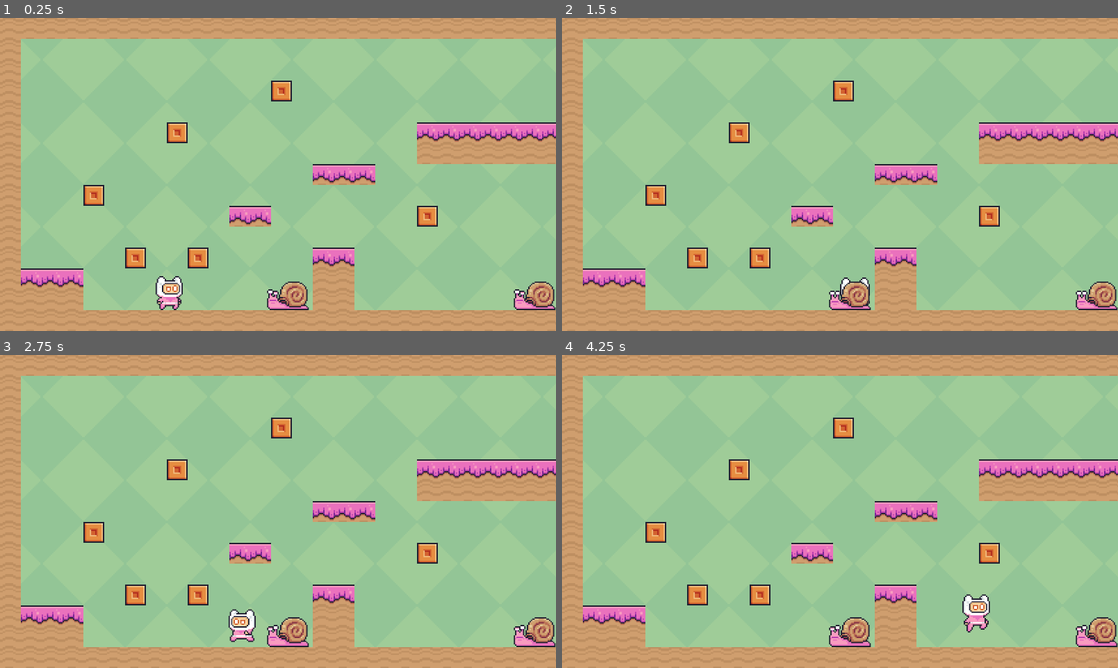
Above: before the commit, frames 1-4 (two rows, left to right).
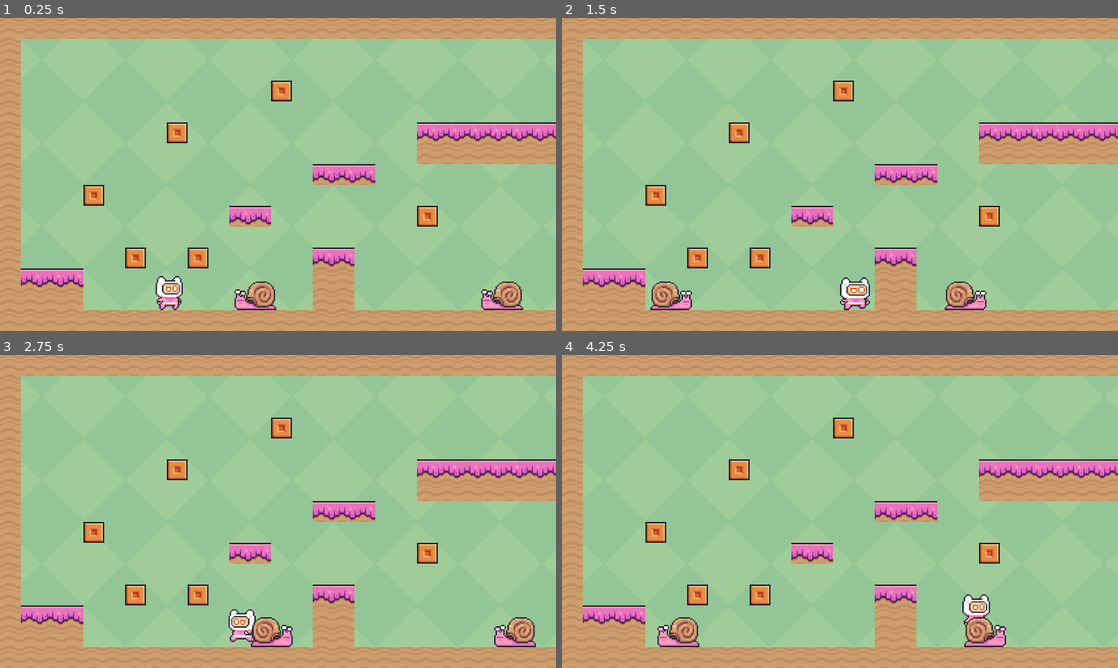
Above: after the commit, the same moments.

Repository: connortodd21/platformer-godot
Game: Godot game, scene res://scenes/main.tscn
The game is run twice, just before and just after one commit, with the same random seed, the same clock (stepped at 60 frames per second) and the same inputs.
Inputs:
- Up to frame 1 (0.25 s): no input
- Up to frame 2 (1.5 s): hold D (right) from 0.53 s (still down); tap Space (jump) at 0.77 s
- Up to frame 3 (2.75 s): tap Space (jump) at 1.52 s; release D (right) at 2.03 s; hold A (left) from 2.03 s (still down)
- Up to frame 4 (4.25 s): release A (left) at 2.78 s; hold D (right) from 2.78 s (still down); tap Space (jump) at 3.02, 3.77 s

The runs differ from the first frame. In frame 1, 2.0% of the frame differs, in the area x 42-100%, y 84-94%; in frame 2, 2.2%; in frame 3, 1.7%; in frame 4, 2.4%, in the area x 17-100%, y 83-94%.

Commit message:
Add snail movement

Diff:
--- a/scenes/enemy_snail.tscn
+++ b/scenes/enemy_snail.tscn
@@ -1,5 +1,6 @@
-[gd_scene load_steps=36 format=3 uid="uid://br3vpue4saaom"]
-
+[gd_scene load_steps=37 format=3 uid="uid://br3vpue4saaom"]
+
+[ext_resource type="Script" uid="uid://kbjhvtn0wuk4" path="res://scripts/enemy_snail.gd" id="1_dkudf"]
 [ext_resource type="Texture2D" uid="uid://cfiumcwnnawmm" path="res://assets/images/Snail/Hit (38x24).png" id="1_nfn8v"]
 [ext_resource type="Texture2D" uid="uid://cxuviu61p4h5q" path="res://assets/images/Snail/Idle (38x24).png" id="2_dkudf"]
 [ext_resource type="Texture2D" uid="uid://cex1nt5jvcipo" path="res://assets/images/Snail/Walk (38x24).png" id="3_xdjgi"]
@@ -236,6 +237,7 @@
 size = Vector2(34, 14)
 
 [node name="EnemySnail" type="Area2D"]
+script = ExtResource("1_dkudf")
 
 [node name="AnimatedSprite2D" type="AnimatedSprite2D" parent="."]
 texture_filter = 1
@@ -251,3 +253,5 @@
 [node name="SnailShellCollision" type="CollisionPolygon2D" parent="."]
 position = Vector2(26, 13)
 polygon = PackedVector2Array(-11, -3, 10, -3, 10, -7, 4, -11, -5, -11, -11, -7)
+
+[connection signal="body_entered" from="." to="." method="_on_body_entered"]
--- a/scenes/levels/level1.tscn
+++ b/scenes/levels/level1.tscn
@@ -1,9 +1,10 @@
-[gd_scene load_steps=7 format=4 uid="uid://bjh5pyapcx7g"]
+[gd_scene load_steps=11 format=4 uid="uid://bjh5pyapcx7g"]
 
 [ext_resource type="Texture2D" uid="uid://cyith0l7vpfuc" path="res://assets/images/Background/Green.png" id="1_dd0lh"]
 [ext_resource type="Texture2D" uid="uid://cshe66kbh8bhe" path="res://assets/images/Tilemap/Terrain (16x16).png" id="1_x6ivy"]
 [ext_resource type="PackedScene" uid="uid://pbmoqjvodepq" path="res://scenes/player.tscn" id="2_4tcl0"]
 [ext_resource type="PackedScene" uid="uid://br3vpue4saaom" path="res://scenes/enemy_snail.tscn" id="4_bfxgj"]
+[ext_resource type="Script" uid="uid://byh07hp61qgo6" path="res://scripts/snail_wall_collision.gd" id="5_dywbp"]
 
 [sub_resource type="TileSetAtlasSource" id="TileSetAtlasSource_ypoqj"]
 texture = ExtResource("1_x6ivy")
@@ -166,6 +167,15 @@
 physics_layer_0/collision_layer = 1
 sources/0 = SubResource("TileSetAtlasSource_ypoqj")
 
+[sub_resource type="RectangleShape2D" id="RectangleShape2D_bfxgj"]
+size = Vector2(19.666643, 20)
+
+[sub_resource type="RectangleShape2D" id="RectangleShape2D_dywbp"]
+size = Vector2(31.999992, 21.666656)
+
+[sub_resource type="RectangleShape2D" id="RectangleShape2D_1seuy"]
+size = Vector2(16.000015, 20)
+
 [node name="LevelRoot" type="Node2D"]
 scale = Vector2(3, 3)
 
@@ -177,6 +187,7 @@
 stretch_mode = 1
 
 [node name="TileMapLayer" type="TileMapLayer" parent="."]
+visibility_layer = 3
 texture_filter = 1
 tile_map_data = PackedByteArray("AAACAA4AAAAHAAkAAAADAA4AAAAHAAkAAAAEAA4AAAAHAAkAAAAFAA4AAAAHAAkAAAAGAA4AAAAHAAkAAAAHAA …(1792 unchanged characters)…
 tile_set = SubResource("TileSet_w3gk0")
@@ -189,6 +200,42 @@
 
 [node name="EnemySnail" parent="Enemies" instance=ExtResource("4_bfxgj")]
 position = Vector2(389.33334, 200)
+collision_layer = 3
+collision_mask = 3
 
 [node name="EnemySnail2" parent="Enemies" instance=ExtResource("4_bfxgj")]
 position = Vector2(200, 200)
+collision_layer = 3
+collision_mask = 3
+
+[node name="SnailWallCollision" type="Node2D" parent="."]
+script = ExtResource("5_dywbp")
+
+[node name="Level1LeftWall" type="Area2D" parent="SnailWallCollision"]
+collision_layer = 2
+collision_mask = 2
+
+[node name="CollisionShape2D" type="CollisionShape2D" parent="SnailWallCollision/Level1LeftWall"]
+position = Vector2(54.16668, 213.33334)
+shape = SubResource("RectangleShape2D_bfxgj")
+
+[node name="Level1RightWall" type="Area2D" parent="SnailWallCollision"]
+collision_layer = 2
+collision_mask = 2
+
+[node name="CollisionShape2D" type="CollisionShape2D" parent="SnailWallCollision/Level1RightWall"]
+position = Vector2(256, 213.16667)
+shape = SubResource("RectangleShape2D_dywbp")
+
+[node name="Level1CenterPillar" type="Area2D" parent="SnailWallCollision"]
+position = Vector2(194.66667, 0)
+collision_layer = 2
+collision_mask = 2
+
+[node name="CollisionShape2D" type="CollisionShape2D" parent="SnailWallCollision/Level1CenterPillar"]
+position = Vector2(245.33333, 213.33334)
+shape = SubResource("RectangleShape2D_1seuy")
+
+[connection signal="area_entered" from="SnailWallCollision/Level1LeftWall" to="SnailWallCollision" method="_on_level_1_left_wall_area_entered"]
+[connection signal="area_entered" from="SnailWallCollision/Level1RightWall" to="SnailWallCollision" method="_on_level_1_right_wall_area_entered"]
+[connection signal="area_entered" from="SnailWallCollision/Level1CenterPillar" to="SnailWallCollision" method="_on_level_1_center_pillar_area_entered"]
--- /dev/null
+++ b/scripts/enemy_snail.gd
@@ -0,0 +1,23 @@
+extends Area2D
+
+@onready var snail_sprite = $AnimatedSprite2D
+
+const SPEED = 100
+var direction = -1
+
+# Called when the node enters the scene tree for the first time.
+func _ready() -> void:
+	pass # Replace with function body.
+
+
+# Called every frame. 'delta' is the elapsed time since the previous frame.
+func _process(delta: float) -> void:
+	position.x += direction * SPEED * delta
+
+
+func turn_around() -> void:
+	direction *= -1
+	snail_sprite.flip_h = !snail_sprite.flip_h
+
+func _on_body_entered(body: Node2D) -> void:
+	pass
--- /dev/null
+++ b/scripts/snail_wall_collision.gd
@@ -0,0 +1,27 @@
+extends Node2D
+
+@onready var snails := ["EnemySnail", "EnemySnail2"]
+
+# Called when the node enters the scene tree for the first time.
+func _ready() -> void:
+	pass # Replace with function body.
+
+
+# Called every frame. 'delta' is the elapsed time since the previous frame.
+func _process(delta: float) -> void:
+	pass
+
+
+func _on_level_1_center_pillar_area_entered(area: Area2D) -> void:
+	if area.name in snails:
+		area.turn_around()
+
+
+func _on_level_1_right_wall_area_entered(area: Area2D) -> void:
+	if area.name in snails:
+		area.turn_around()
+
+
+func _on_level_1_left_wall_area_entered(area: Area2D) -> void:
+	if area.name in snails:
+		area.turn_around()
Not shown, added: scripts/enemy_snail.gd.uid
Not shown, added: scripts/snail_wall_collision.gd.uid
